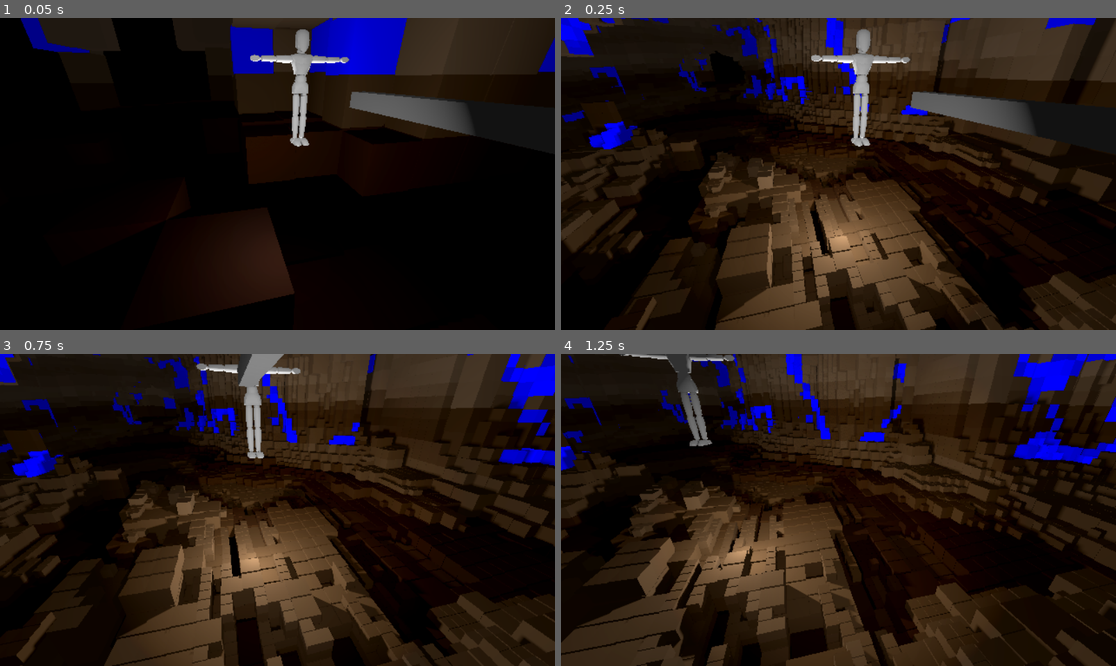
Above: before the commit, frames 1-4 (two rows, left to right).
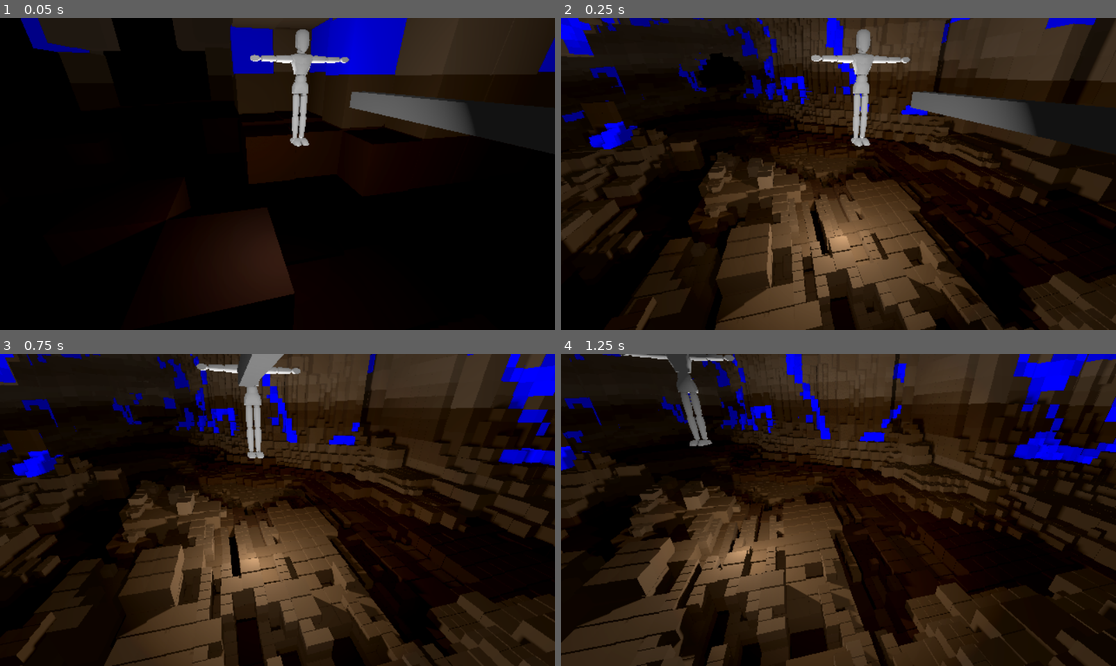
Above: after the commit, the same moments.

Repository: CodedNil/TestingVoxels
Game: Godot game, scene res://main_scene.tscn
Same seed, same stepped clock (60 frames per second), same inputs: the game is played once before the commit and once after it.
Inputs (mouse positions are in pixels of both pictures, inside the frame that each line leads up to):
- Up to frame 1 (0.05 s): no input
- Up to frame 2 (0.25 s): no input
- Up to frame 3 (0.75 s): tap Enter at 0.5 s; move the mouse to (399, 494) at 0.52 s; hold D from 0.53 s (still down); tap Q at 0.6 s; click (399, 494) at 0.67 s
- Up to frame 4 (1.25 s): keep holding D

Frame 1 is identical in both runs. In frame 2, 0.5% of the frame differs, in the area x 0-71%, y 0-20%; in frame 3, 0.3%; in frame 4, 0.3%.

Commit message:
Mild optimisation

Diff:
--- a/voxel_gen.gd
+++ b/voxel_gen.gd
@@ -94,11 +94,13 @@
 		}
 
 	func get_data_3d(data2d, pos2d, pos3d):
-		var roomHeight: float = 4 if pos3d.y < 0 else 2 + getNoise(0.1, 12345).get_noise_2dv(pos2d) * 0.5
+		var heightNoise = data2d.worldNoise.get_noise_2dv(pos2d * 3)
+
+		var roomHeight: float = 4 if pos3d.y < 0 else 2 + heightNoise * 0.5
 		var roomDist3d: float = Vector3(pos3d.x - data2d.roomPosition.x, pos3d.y * roomHeight, pos3d.z - data2d.roomPosition.y).length()
 		var roomInside3d: bool = roomDist3d < data2d.roomSize
 
-		var corridorHeight: float = 4 if pos3d.y < 0 else 2 + getNoise(0.1, 12345).get_noise_2dv(pos2d) * 0.5
+		var corridorHeight: float = 4 if pos3d.y < 0 else 2 + heightNoise * 0.5
 		var corridorDist3d: float = Vector2(data2d.corridorDist, pos3d.y * corridorHeight / 2).length()
 		var corridorInside3d: bool = corridorDist3d < data2d.corridorWidth
 
@@ -236,9 +238,12 @@
 
 		# Add collision shape
 		# if size >= 0.5:
+		# 	# Create a new BoxMesh
+		# 	var box = BoxMesh.new()
+		# 	box.size = Vector3(size, size, size)
 		# 	var shape: CollisionShape3D = CollisionShape3D.new()
 		# 	shape.shape = box
-		# 	mesh.add_child(shape)
+		# 	add_child(shape)
 
 	# Subdivide a voxel into 8 smaller voxels, potentially subdivide those further
 	func subdivideVoxel(pos3d, voxelSize):
